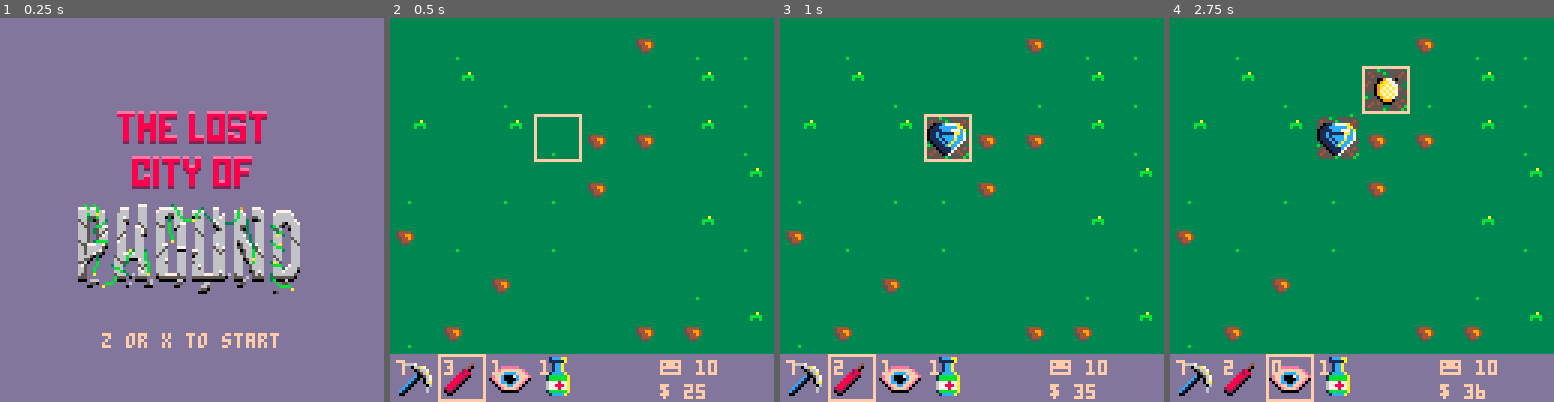
Above: before the commit, frames 1-4 (left to right).
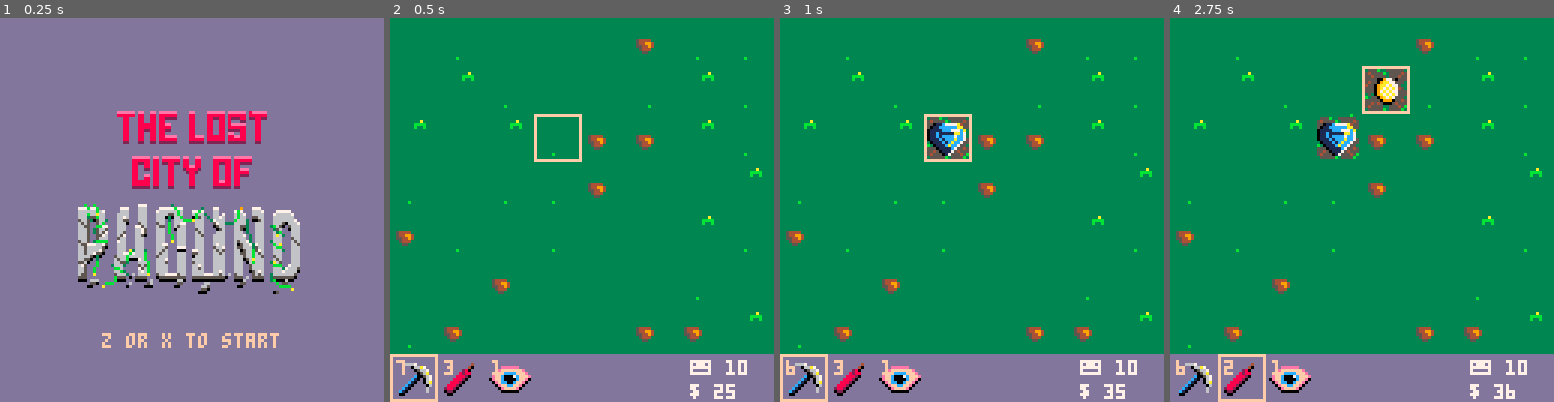
Above: after the commit, the same moments.

Repository: seanpackham/lost-and-found
Game: PICO-8 cartridge main.p8
Two runs of this game, one before a commit and one after it. Both use one fixed random seed, a clock stepped at 60 frames per second and the inputs below.
Inputs:
- Up to frame 1 (0.25 s): no input
- Up to frame 2 (0.5 s): tap X (X key) at 0.33 s
- Up to frame 3 (1 s): tap O (Z key) at 0.7 s
- Up to frame 4 (2.75 s): tap X (X key) at 1.07, 1.85 s; hold Right 1.6-2.1 s; tap O (Z key) at 1.7, 2.1, 2.5 s; hold Up 2.15-2.42 s; hold Right from 2.47 s (still down)

Frame 1 is identical in both runs. In frame 2, 2.2% of the frame differs, in the area x 0-93%, y 87-100%; in frame 3, 2.2%; in frame 4, 2.3%, in the area x 1-93%, y 87-100%.

Commit message:
Shopping

Diff:
--- a/main.p8
+++ b/main.p8
@@ -67,6 +67,7 @@
 		-- inventory
 		if (not keys[5] and btn(5)) then
 			state = inventory
+			-- state = shop
 		end
 
 		-- shop
@@ -105,14 +106,14 @@
 		local iy = 7 * 16
 		rect(ix * 16, iy, ix * 16 + 15, iy + 15, 15)
 
-		-- ui
-		print("😐 " .. workers, 90, 7*16+2)
-		print("$ " .. money, 90, 7*16+10)
-
 		-- cursor
 		local cx = cursor.x - 1
 		local cy = cursor.y - 1
 		rect(cx * 16, cy * 16, cx * 16 + 15, cy * 16 + 15, 15)
+
+		-- ui
+		ui.draw()
+
 	end
 }
 
@@ -139,9 +140,31 @@
 	end
 }
 
+ui = {
+	draw = function()
+		print("😐 " .. workers, 100, 7 * 16 + 2, 7)
+		print("$ " .. money, 100, 7 * 16 + 10, 7)
+	end
+}
 
 shop = {
 	update = function()
+		if (not keys[0] and btn(0)) then item -= 1 end
+		if (not keys[1] and btn(1)) then item += 1 end
+		if (not keys[2] and btn(2)) then item -= 1 end
+		if (not keys[3] and btn(3)) then item += 1 end
+
+		item = clamp(item, 1, #items)
+
+		-- buy
+		if not keys[4] and btn(4) then
+			if money > items[item].value then
+				money -= items[item].value
+				items[item].uses += 1
+			end
+		end
+
+		-- back to game
 		if not keys[5] and btn(5) then
 			state = game
 		end
@@ -154,10 +177,15 @@
 		print("x to exit", 45, 115, 7)
 
 		for k, v in pairs(items) do
-			draw_sprite(v.sprite, (k + 1) * 16, 82)
-			print("$" .. v.value, (k + 1) * 16 + 2, 100)
-		end
-
+			local y = 82
+			local z = 7
+			print(v.uses, k * 16 + 6, y, 7)
+			draw_sprite(v.sprite, k * 16, y + z)
+			print("$" .. v.value, k * 16 + 2, y + z + 18, 7)
+			rect(item * 16, y + z, item * 16 + 15, y + z + 15, 15)
+		end
+
+		ui.draw()
 	end
 }
 
@@ -191,7 +219,7 @@
 	items = {}
 	keys = {}
 	cursor = { x = 4, y = 3 }
-	item = 2
+	item = 1
 	level = 1
 	workers = 10
 	money = 25
@@ -221,7 +249,7 @@
 	add_item("pick", 				7, 10, 100)
 	add_item("bomb", 				3, 20, 98)
 	add_item("vision", 		1, 50, 96)
-	add_item("antidote", 1, 15, 102)
+	-- add_item("antidote", 1, 15, 102)
 
 	-- grasses
 	add(grasses, add_tile("g1", 4))
